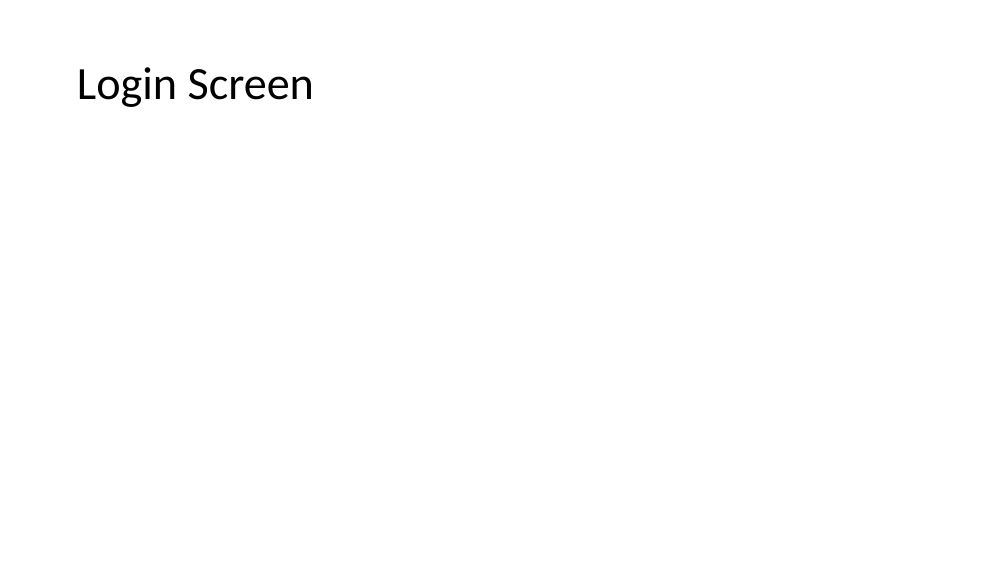
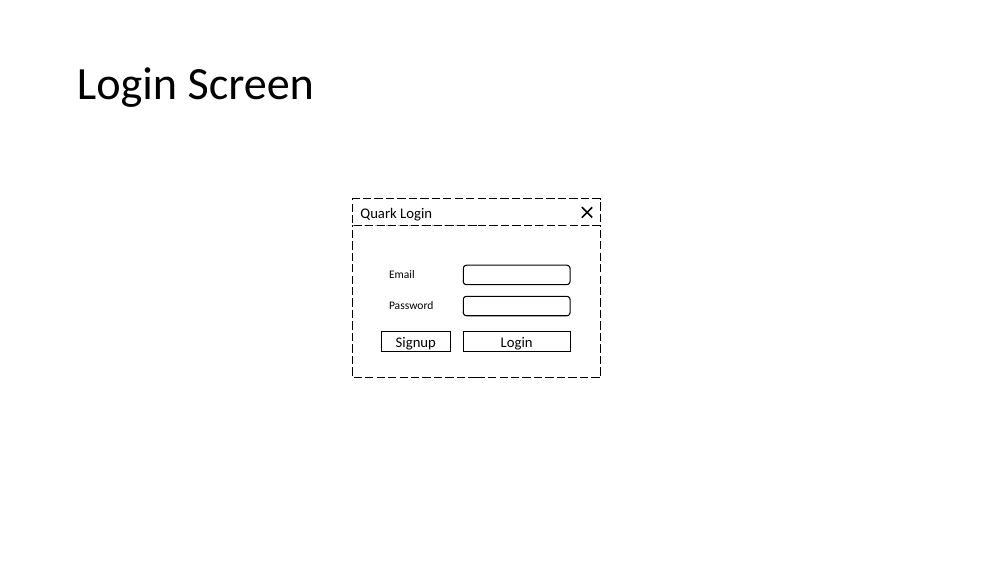
Before and after one commit to JazerBarclay/ci536-group-project, a slide deck: slide 16 of documentation/Quark Wireframes and User Stories.pptx. Drawn at 1008x567 pixels with LibreOffice and Linux fonts; fonts in the diff are those of the drawing. Boxes give left, top, right and bottom in pixels: in the first picture for what was removed or moved away, otherwise in the second. Text is boxed around its words. In the diff, an @@ line names an element or a change of style, - is before the commit and + after.

```diff
--- a/documentation/Quark Wireframes and User Stories.pptx
+++ b/documentation/Quark Wireframes and User Stories.pptx
@@ group added at <box>353,199,600,378</box>: 4 rectangles, 2 texts, 2 rounded rectangles, 2 lines @@
+Email
+Login
+Signup
+Password
+Quark Login
```
Also in this commit, not shown: 4 other slides changed, 3 slides added, 2 slides removed.
